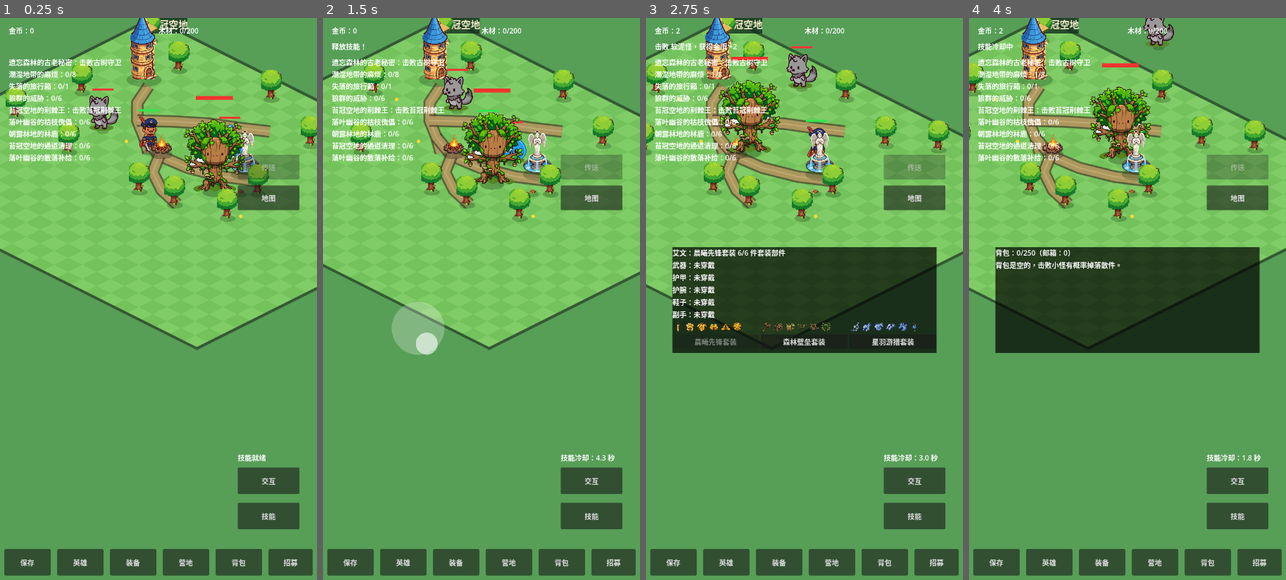
Above: before the commit, frames 1-4 (left to right).
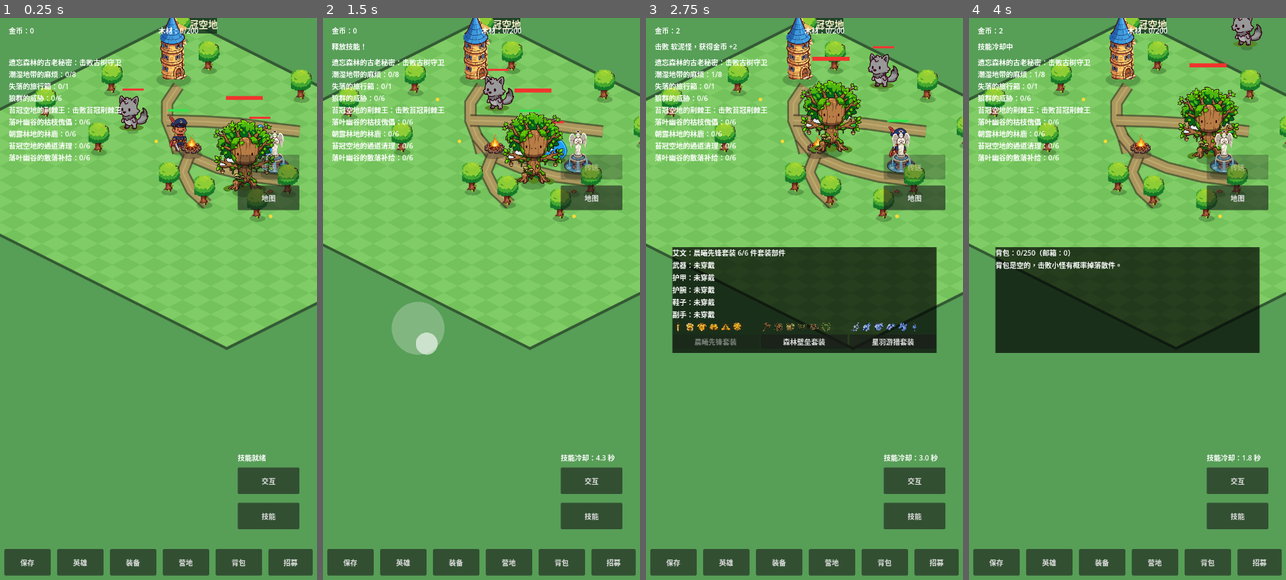
Above: after the commit, the same moments.

Repository: oneyi53/game
Game: Godot game, scene res://scenes/main.tscn
Two runs of this game, one before a commit and one after it. Both use one fixed random seed, a clock stepped at 60 frames per second and the inputs below.
Inputs (mouse positions are in pixels of both pictures, inside the frame that each line leads up to):
- Up to frame 1 (0.25 s): no input
- Up to frame 2 (1.5 s): tap Enter at 0.5 s; move the mouse to (551, 270) at 0.52 s; hold Right (ui_right) 0.53-1.25 s; tap E at 0.6 s; click (551, 270) at 0.67 s; tap Space at 0.77 s; drag from (418, 327) to (465, 411) at 1.27 s
- Up to frame 3 (2.75 s): move the mouse to (836, 175) at 2.02 s; hold Right (ui_right) from 2.03 s (still down); tap Q at 2.1 s
- Up to frame 4 (4 s): release Right (ui_right) at 2.75 s; drag from (1111, 411) to (1032, 214) at 2.77 s; move the mouse to (1222, 383) at 3.52 s; hold Left (ui_left) from 3.53 s (still down); tap B at 3.6 s; tap Space at 3.77 s

The runs differ from the first frame. In frame 1, 18% of the frame differs, in the area x 0-100%, y 0-60%; in frame 2, 19%; in frame 3, 20%; in frame 4, 20%, in the area x 0-100%, y 0-55%.

Commit message:
Align isometric projection with expanded world bounds

Diff:
--- a/scripts/core/world_projection.gd
+++ b/scripts/core/world_projection.gd
@@ -4,8 +4,8 @@
 # Isometric projection is render-only. Never write projected screen
 # positions back into CharacterBody2D.global_position or save data.
 
-const MAP_WIDTH: float = 1200.0
-const MAP_HEIGHT: float = 900.0
+const MAP_WIDTH: float = 1600.0
+const MAP_HEIGHT: float = 1400.0
 const ISO_X_SCALE: float = 0.5
 const ISO_Y_SCALE: float = 0.25
 const HORIZONTAL_OFFSET: float = MAP_HEIGHT * ISO_X_SCALE
